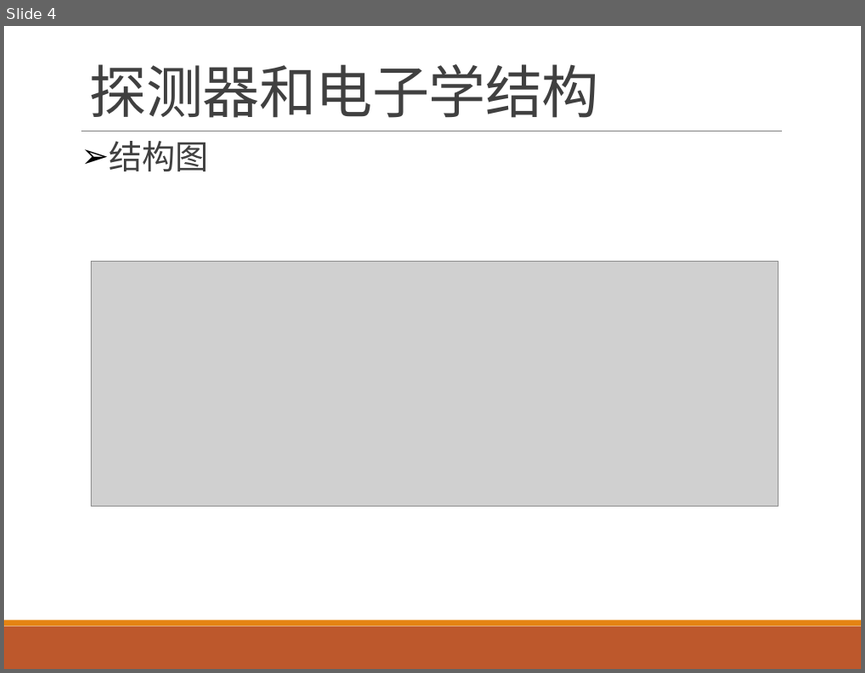
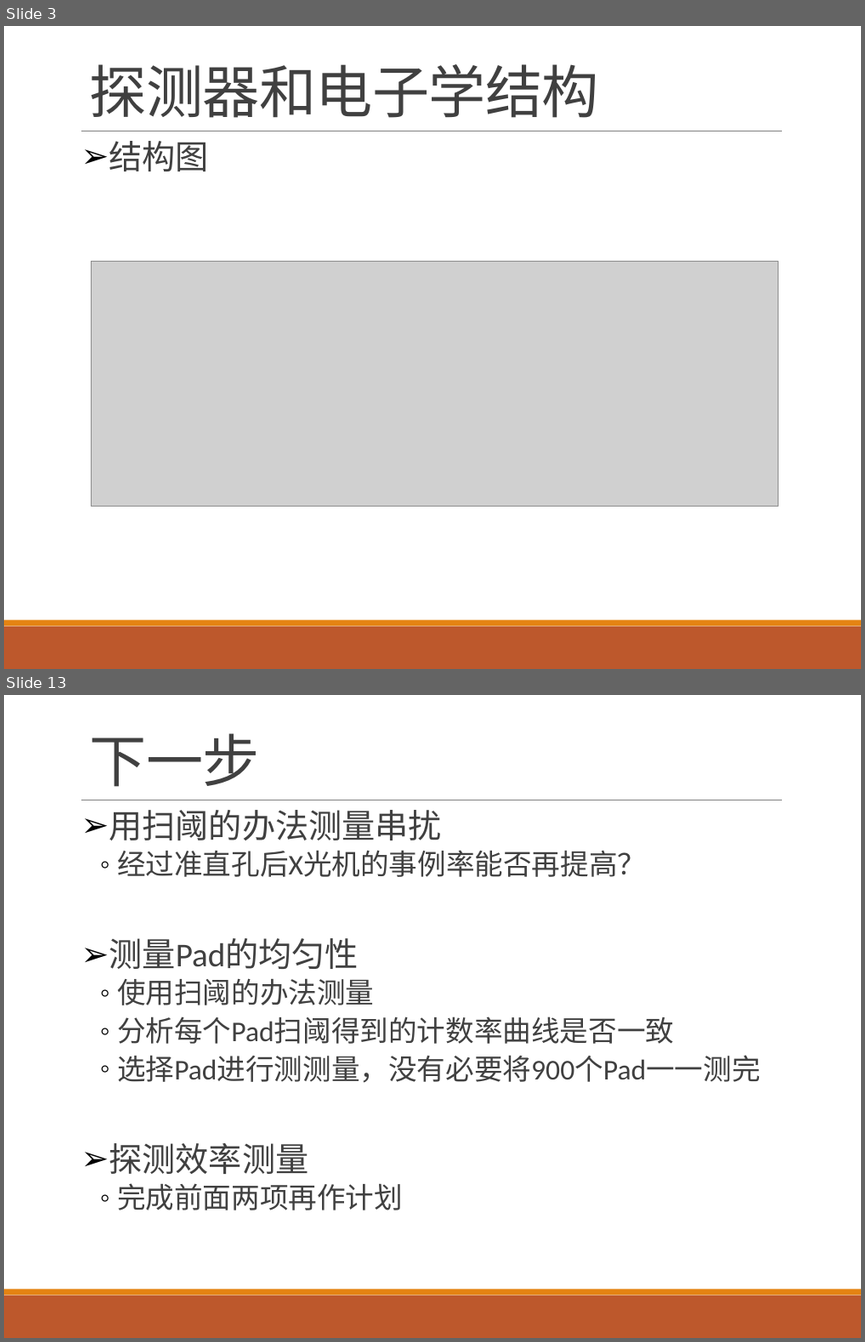
Before and after one commit to wyu0725/SDHCAL_DAQ, a slide deck: Slides/SDHCAL_20170425.pptx. Shown one above the other, each under a label of ours: slide 4 before the commit, slides 3 and 13 after it; the slides between them are not shown. The pictures are 865x673 and 865x1342 pixels, drawn with LibreOffice and Linux fonts; fonts in the diff are those of the drawing; grey boxes stand for pictures. Boxes give left, top, right and bottom in pixels: in the first picture for what was removed or moved away, otherwise in the second. Text is boxed around its words. In the diff, an @@ line names an element or a change of style, - is before the commit and + after.

```diff
--- a/Slides/SDHCAL_20170425.pptx
+++ b/Slides/SDHCAL_20170425.pptx
@@ slide 13 added at (4, 695, 861, 1338), background #FFFFFF; not listed: 3 template elements that a slide beside it also shows @@
@@ title added at (90, 733, 260, 787), 48 pt, text #404040 @@
+下一步
@@ text added at (109, 810, 760, 1210), 24 pt, text #404040 @@
+➢ 用扫阈的办法测量串扰
+  ◦ 经过准直孔后X光机的事例率能否再提高？
+➢ 测量Pad的均匀性
+  ◦ 使用扫阈的办法测量
+  ◦ 分析每个Pad扫阈得到的计数率曲线是否一致
+  ◦ 选择Pad进行测测量，没有必要将900个Pad一一测完
+➢ 探测效率测量
+  ◦ 完成前面两项再作计划
@@ what was slide 4 is now slide 3 @@
```
Also in this commit, not shown: 4 slides changed, 6 other slides added, 2 slides removed.
